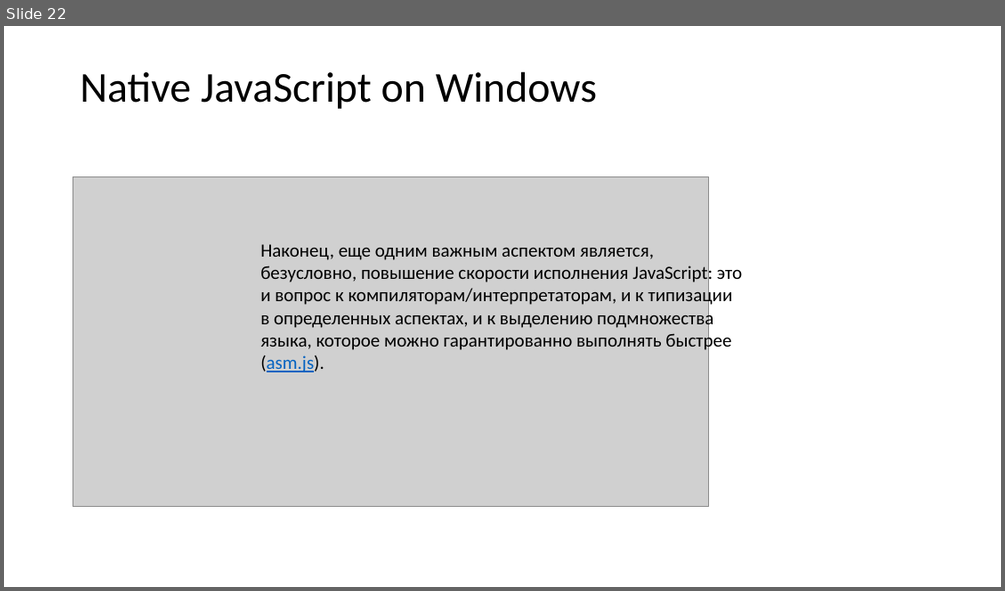
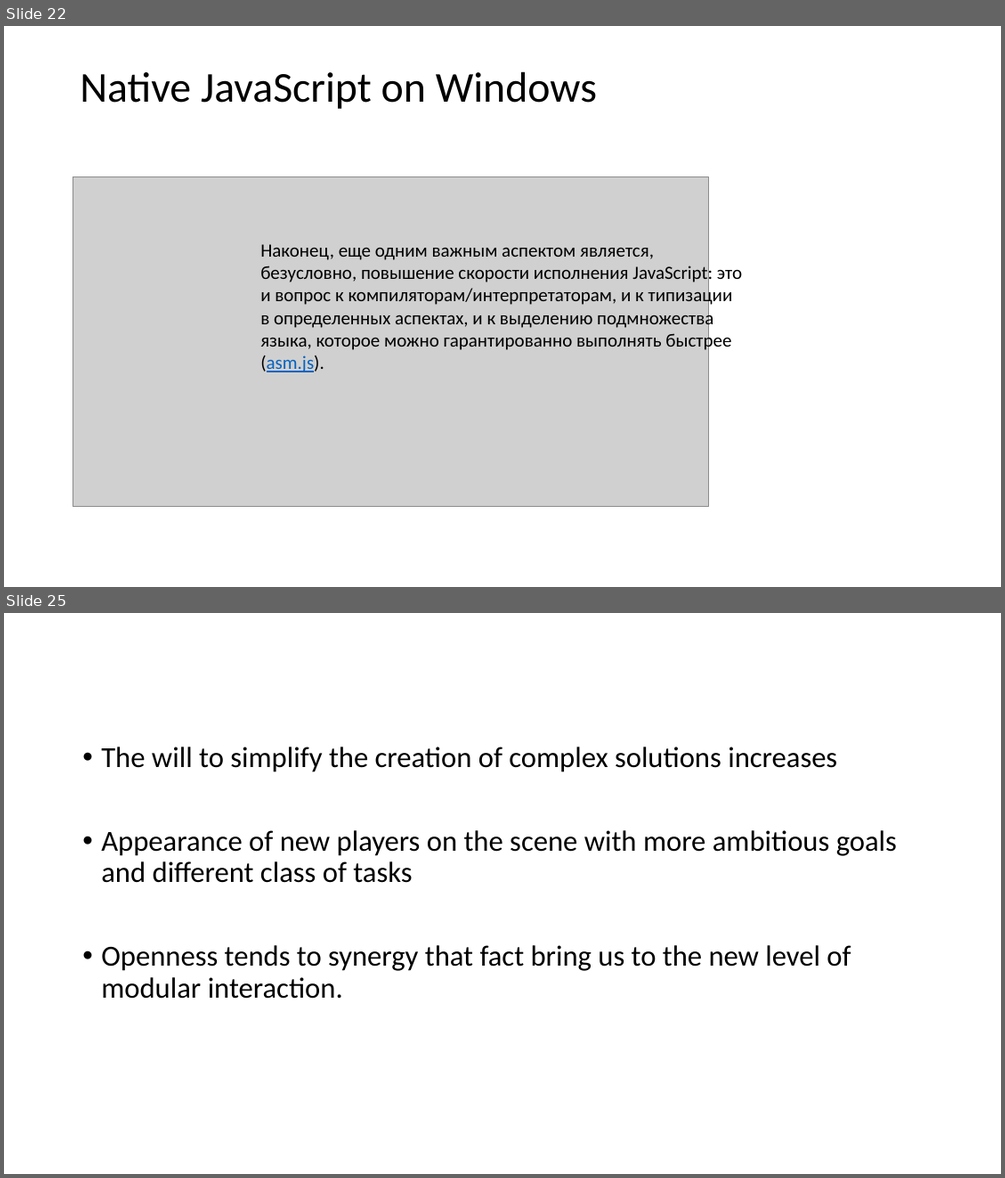
Before and after one commit to vba/presentations, a slide deck: 2015.js/JavaScript trends 2015.pptx. Shown one above the other, each under a label of ours: slide 22 before the commit, slides 22 and 25 after it; the slides between them are not shown. The pictures are 1005x591 and 1005x1178 pixels, drawn with LibreOffice and Linux fonts; fonts in the diff are those of the drawing; grey boxes stand for pictures. Boxes give left, top, right and bottom in pixels: in the first picture for what was removed or moved away, otherwise in the second. Text is boxed around its words. In the diff, an @@ line names an element or a change of style, - is before the commit and + after.

```diff
--- a/2015.js/JavaScript trends 2015.pptx
+++ b/2015.js/JavaScript trends 2015.pptx
@@ slide 25 added at bbox=[4, 613, 1001, 1174], background #FFFFFF @@
@@ text added at bbox=[101, 747, 897, 998], 28 pt, text #000000 @@
+• The will to simplify the creation of complex solutions increases
+• Appearance of new players on the scene with more ambitious goals and different class of tasks
+• Openness tends to synergy that fact bring us to the new level of modular interaction.
```
Also in this commit, not shown: 4 slides changed, 4 other slides added.
